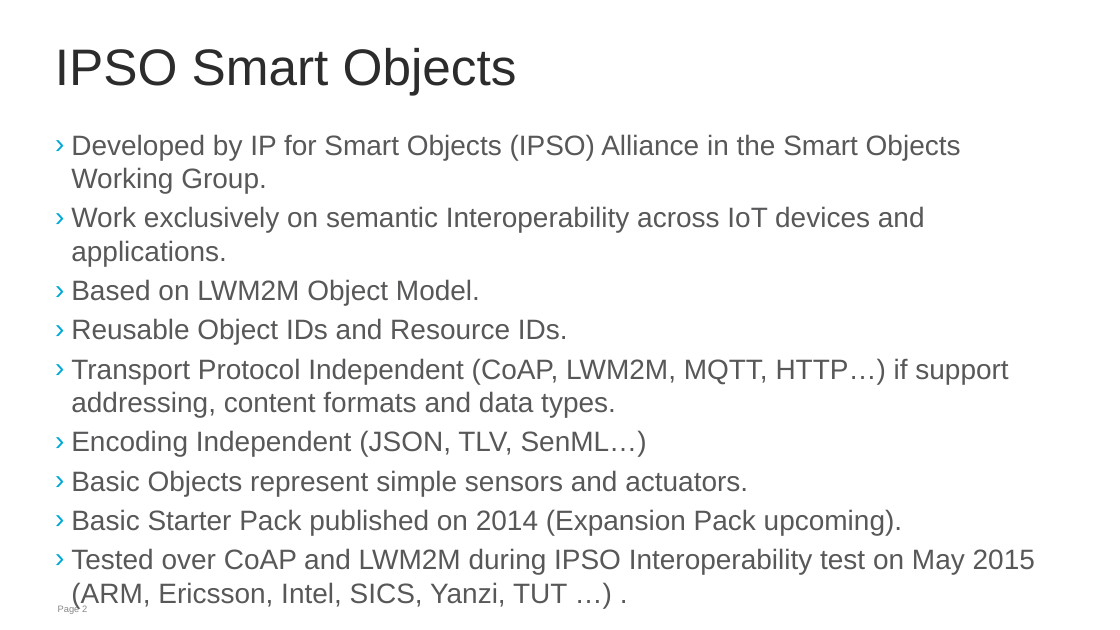
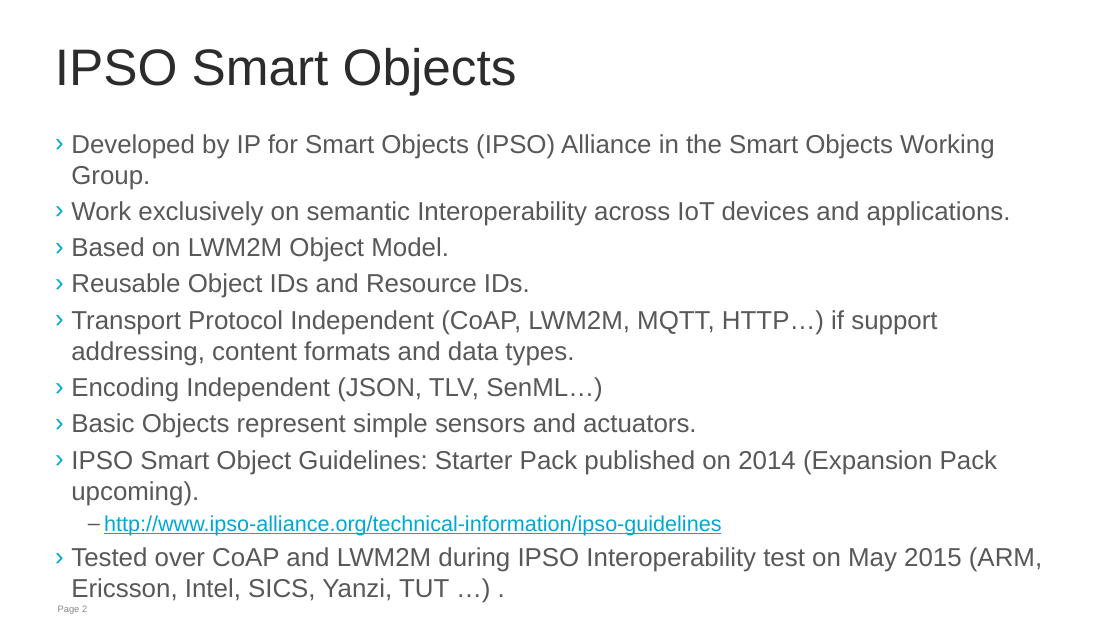
Before and after one commit to jaimejim/iot-playground, a slide deck: slide 2 of Documentation/IPSO_Intro_IOTWEEK_short.pptx. Drawn at 1120x630 pixels with LibreOffice and Linux fonts; fonts in the diff are those of the drawing; background and template pictures are left out. Boxes give left, top, right and bottom in pixels: in the first picture for what was removed or moved away, otherwise in the second. Text is boxed around its words. In the diff, an @@ line names an element or a change of style, - is before the commit and + after.

```diff
--- a/Documentation/IPSO_Intro_IOTWEEK_short.pptx
+++ b/Documentation/IPSO_Intro_IOTWEEK_short.pptx
@@ text at [71, 134, 1042, 601]: size 24 to 22.2 pt in "Developed by IP for Smart Objects (IPSO) ...", "Work exclusively on semantic Interoperability across IoT ...", "Based on LWM2M Object Model.", "Reusable Object IDs and Resource IDs." and 4 more places @@
@@ text at [71, 450, 998, 536]: text changed; size 24 to 22.2 pt @@
-› Basic Starter Pack published on 2014 (Expansion Pack upcoming).
+› IPSO Smart Object Guidelines: Starter Pack published on 2014 (Expansion Pack upcoming).
+  – http://www.ipso-alliance.org/technical-information/ipso-guidelines
```
Also in this commit, not shown: 1 other slide changed, 3 other files.
